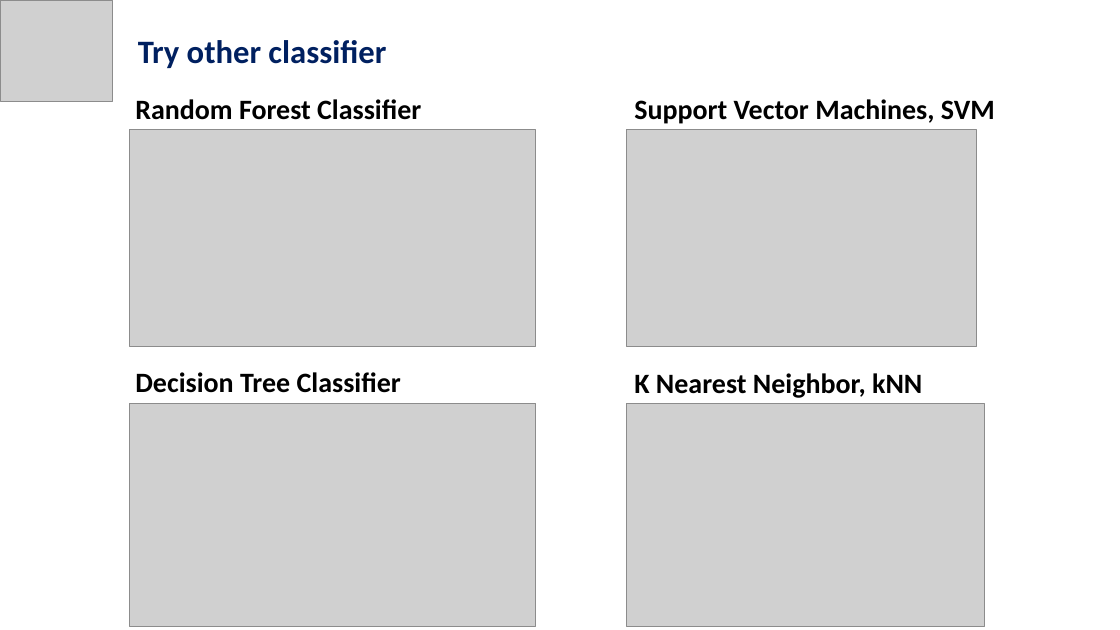
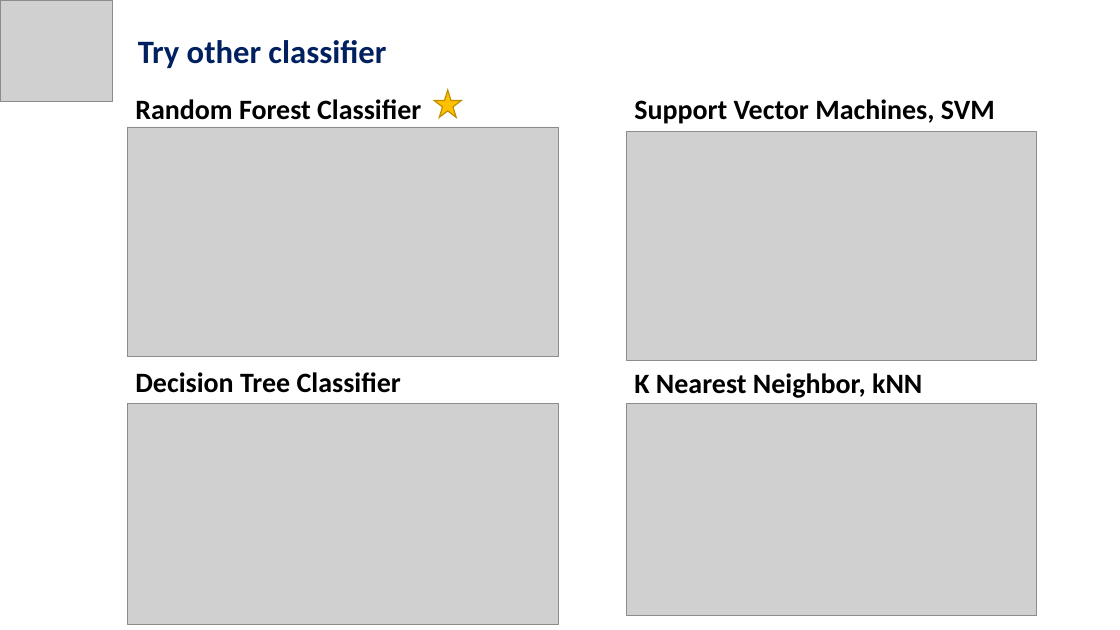
Before and after one commit to jennychiou/7-Experiment, a slide deck: slide 5 of 音頻情緒分類/Spotify Music Features.pptx. Drawn at 1120x630 pixels with LibreOffice and Linux fonts; fonts in the diff are those of the drawing; grey boxes stand for pictures; background and template pictures are left out. Boxes give left, top, right and bottom in pixels: in the first picture for what was removed or moved away, otherwise in the second. Text is boxed around its words. In the diff, an @@ line names an element or a change of style, - is before the commit and + after.

```diff
--- a/音頻情緒分類/Spotify Music Features.pptx
+++ b/音頻情緒分類/Spotify Music Features.pptx
@@ star added at (434,90,462,118), fill #FFC000, outline #BD8E00 1 pt @@
@@ picture: place and size @@
-picture at (129,129,535,346)
+picture at (127,127,559,356)
@@ picture: place and size @@
-picture at (626,129,976,346)
+picture at (626,131,1036,360)
@@ picture: place and size @@
-picture at (129,403,535,627)
+picture at (127,403,559,624)
@@ picture: place and size @@
-picture at (626,403,984,627)
+picture at (626,403,1036,616)
```
Also in this commit, not shown: 1 other slide changed, 3 slides added, 45 other files.
